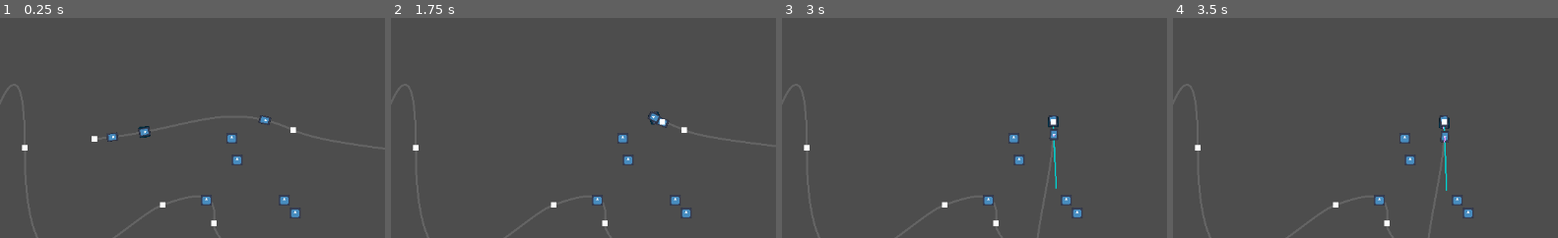
Above: before the commit, frames 1-4 (left to right).
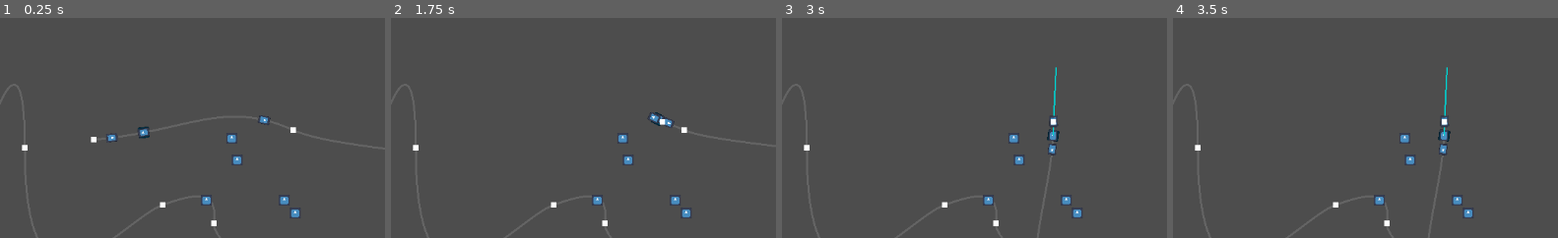
Above: after the commit, the same moments.

Repository: DeniZka/railway-path
Game: Godot game, scene res://main.tscn
Two runs of this game, one before a commit and one after it. Both use one fixed random seed, a clock stepped at 60 frames per second and the inputs below. The engine's default icon, where the game draws it, is replaced by a stand-in: a white triangle on a blue panel in a dark square.
Inputs (mouse positions are % of the whole screen's width and height, from its top left):
- Up to frame 1 (0.25 s): no input
- Up to frame 2 (1.75 s): click "forward" at 0.5 s; tap Enter at 1.25 s; drag from (20, 28) to (43, 24) at 1.27 s
- Up to frame 3 (3 s): drag from (45, 26) to (44, 70) at 2.02 s; tap Space at 2.75 s; move the mouse to (88, 57) at 2.77 s; hold W from 2.78 s (still down); click (88, 57) at 2.92 s
- Up to frame 4 (3.5 s): keep holding W
The pictures show only the part of the screen within x 7-57%, y 1-51%; the shares and areas given below are measured in that part.

The runs differ from the first frame. In frame 1, 0.2% of the frame differs, in the area x 23-71%, y 44-57%; in frame 2, 0.2%; in frame 3, 0.5%; in frame 4, 0.5%, in the area x 68-73%, y 22-79%.

Commit message:
directions WIP error with swapt dir

Diff:
--- a/RigidBody2D.gd
+++ b/RigidBody2D.gd
@@ -1,14 +1,24 @@
+class_name Car
 extends RigidBody2D
+var b : StaticBody2D
+#TODO: due to collision send signal to train
+signal velocity_changed(car: RigidBody2D, new_velocity: Vector2)
+signal velocity_stabilized(car: RigidBody2D, new_velocity: Vector2)
 
 signal dist_ready(dist: float)
 signal leader_chaned(obj: RigidBody2D)
+
+@export var flip : bool = false #flip rotation 10+pi
+@export var direction : int = -1
+
 
 var path : Path2D =null
 var follow : PathFollow2D = null
 var active : bool = false #uses engine
 var dist : float = 0.0
 @export var loco : bool = false #can push/pull the train
-var force : float = 100
+@export var engine_force : float = 100.0
+var throttle_level : float = 0.0
 const DRAG_FORCE_SPEED = 10 #velocity where drag is on
 const DRAG_FLATNESS = 300   #moar x - more flat drag
 
@@ -18,9 +28,9 @@
 const DIRECTION_NONE = 0
 const DIRECTION_FORWARD = 1
 const DIRECTION_BACKWARD = -1
-var direction : int = 0
 
 @onready var total_mass : float = mass
+var bak_mass : float = 0.0
 var total_force : float = 0.0
 var leader : bool = false
 
@@ -30,6 +40,7 @@
 
 func set_follow(new_follow: PathFollow2D):
 	position = new_follow.position
+	rotation = new_follow.rotation + int(flip) * PI
 	follow = new_follow
 
 func set_dist(new_dist: float):
@@ -72,27 +83,34 @@
 func set_total_force(tot_force: float):
 	total_force = tot_force
 
+func set_train_mass(train_mass: float):
+	bak_mass = mass
+	mass = train_mass
+
+func reset_train_mass():
+	mass = bak_mass
+	pass
+
 var prev_pos : Vector2 = Vector2.ZERO
 func _integrate_forces(state):
 		#TODO: generate self curve!!!
 	#Change follow position after collisions and movements
-	#FIX cuve cross section skip!!!
 	var clothest_offset = path.curve.get_closest_offset(position)
-	if abs(follow.progress - clothest_offset) < 100:
+	if abs(follow.progress - clothest_offset) < 100: #FIX curve cross /near section skip!!!
 		follow.progress = clothest_offset
 
 	#FIX: small fix for position displacing
-	if abs(position.x - follow.position.x) > 2.0:
+	if abs(position.x - follow.position.x) > 1.0:
 		position.x = follow.position.x
 		print(name, " X")
-	if abs(position.y - follow.position.y) > 2.0:
+	if abs(position.y - follow.position.y) > 1.0:
 		position.y = follow.position.y
 		print(name, " Y")
 		#TODO: calculate correct angular velocity!
 
 
 	var dir = 1
-	if abs(abs(state.linear_velocity.angle()) - abs(follow.rotation)) > PI/2:
+	if abs(abs(state.linear_velocity.angle()) - abs(rotation)) > PI/2:
 		dir = -1
 	var vel = state.linear_velocity.length()
 	#if name == "Loco":
@@ -113,11 +131,11 @@
 	#print("dist: %0.2f" % (position - prev_pos).length())
 	prev_pos = position
 	state.linear_velocity = target_dist / state.step
-	$Line2D.points[1] = linear_velocity.rotated(-follow.rotation)
 
 	#TODO: calculate correct angular velocity!
-	rotation = follow.rotation
+	rotation = follow.rotation + int(flip) * PI
 	#var orig : Vector2 = state.transform.get_origin()
+	$Line2D.points[1] = linear_velocity.rotated(-rotation)
 
 
 	#apply new force to an active car
@@ -126,18 +144,24 @@
 		tot_force += drag_from_vel(vel)
 		#FIXME: drag direction!!!
 	if active:
-		if Input.is_key_pressed(KEY_W):
-			tot_force += Vector2(force, 0)
-			state.apply_central_force(tot_force.rotated(follow.rotation))
-		else:
-			state.apply_central_force(tot_force.rotated(follow.rotation))
+		tot_force += Vector2(throttle_level * engine_force, 0) * direction
+		#state.linear_velocity = Vectwwor2(1000,0) * state.step
+		print("PRESSED", state.step)
+		state.apply_central_force(tot_force.rotated(2*PI + rotation))
 	else:
 		#was set_constant_force
 		state.apply_central_force(tot_force)
 	$Line2D2.points[1] = tot_force
 
 	#state.integrate_forces()
-	#state.integrate_forces()
-	#state.integrate_forces()
 
-	pass
+func _physics_process(delta):
+	print(name, " - ", linear_velocity)
+
+
+func _on_body_entered(body):
+	velocity_changed.emit(self, linear_velocity)
+
+
+func _on_body_exited(body):
+	velocity_stabilized.emit(self, linear_velocity)
--- a/car.tscn
+++ b/car.tscn
@@ -10,10 +10,12 @@
 radius = 4.0
 
 [node name="Car" type="RigidBody2D"]
-can_sleep = false
+sleeping = true
 lock_rotation = true
+max_contacts_reported = 1
+contact_monitor = true
 linear_damp_mode = 1
-linear_damp = 0.03
+linear_damp = 0.5
 script = ExtResource("1_0ipld")
 
 [node name="CollisionShape2D" type="CollisionShape2D" parent="."]
@@ -53,3 +55,6 @@
 [node name="CollisionShape2D" type="CollisionShape2D" parent="BackSensor"]
 position = Vector2(-2, 0)
 shape = SubResource("CircleShape2D_e2v04")
+
+[connection signal="body_entered" from="." to="." method="_on_body_entered"]
+[connection signal="body_exited" from="." to="." method="_on_body_exited"]
--- a/main.gd
+++ b/main.gd
@@ -13,6 +13,7 @@
 var tension = 1.0
 
 func _ready():
+	$Train.rails_api = $Path2D
 	for follow in $Path2D.get_children():
 		for node in follow.get_children():
 			if node is RigidBody2D:
@@ -20,7 +21,7 @@
 	loco.set_follow(follow)
 	loco.path = $Path2D
 	loco.active = true
-	loco.add_collision_exception_with($Train/Car) #TODO: except all in train
+	#loco.add_collision_exception_with($Train/Car) #TODO: except all in train
 	#loco.connect_car($Train/Car.name)
 	car.path = $Path2D
 	car.set_follow($Path2D/CarPath)
@@ -111,5 +112,6 @@
 
 
 func _on_option_button_item_selected(index):
-	$Train/Loco.direction = index -1
+	$Train.set_direction(index -1)
+	#$Train/Loco.direction = index -1
 	pass # Replace with function body.
--- a/main.tscn
+++ b/main.tscn
@@ -9,12 +9,9 @@
 
 [sub_resource type="Curve2D" id="Curve2D_mpf2r"]
 _data = {
-"points": PackedVector2Array(-102.872, 8.57942, 137.493, -11.4668, 245, 182, -103.313, -46.6171, 103.313, 46.6171,  …(805 unchanged characters)…
+"points": PackedVector2Array(-102.872, 8.57942, 137.493, -11.4668, 244, 183, -103.313, -46.6171, 103.313, 46.6171,  …(805 unchanged characters)…
 }
 point_count = 19
-
-[sub_resource type="CircleShape2D" id="CircleShape2D_1qe5q"]
-radius = 81.5843
 
 [sub_resource type="RectangleShape2D" id="RectangleShape2D_icb28"]
 size = Vector2(27.0183, 7.49353)
@@ -31,8 +28,8 @@
 curve = SubResource("Curve2D_mpf2r")
 
 [node name="TrainPath" type="PathFollow2D" parent="Path2D"]
-position = Vector2(318.2, 171.758)
-rotation = -0.190726
+position = Vector2(317.187, 172.676)
+rotation = -0.192877
 progress = 73.95
 cubic_interp = false
 loop = false
@@ -44,8 +41,8 @@
 texture = ExtResource("1_b3wk4")
 
 [node name="CarPath" type="PathFollow2D" parent="Path2D"]
-position = Vector2(494.525, 154.437)
-rotation = 0.239278
+position = Vector2(493.457, 154.257)
+rotation = 0.230805
 progress = 252.9
 cubic_interp = false
 loop = false
@@ -58,8 +55,8 @@
 texture = ExtResource("1_b3wk4")
 
 [node name="CarPath2" type="PathFollow2D" parent="Path2D"]
-position = Vector2(271.455, 179.245)
-rotation = -0.124195
+position = Vector2(270.454, 180.234)
+rotation = -0.125023
 progress = 26.6
 cubic_interp = false
 loop = false
@@ -72,8 +69,8 @@
 texture = ExtResource("1_b3wk4")
 
 [node name="CarPath3" type="PathFollow2D" parent="Path2D"]
-position = Vector2(296.346, 175.658)
-rotation = -0.161611
+position = Vector2(295.341, 176.617)
+rotation = -0.163164
 progress = 51.75
 cubic_interp = false
 loop = false
@@ -91,15 +88,14 @@
 [node name="Loco" parent="Train" instance=ExtResource("3_dtup8")]
 position = Vector2(315, 148)
 rotation = -0.190726
+flip = true
 loco = true
+
+[node name="Car2" parent="Train" instance=ExtResource("3_dtup8")]
+position = Vector2(271.455, 179.245)
 
 [node name="Car" parent="Train" instance=ExtResource("3_dtup8")]
 position = Vector2(494.525, 154.437)
-mass = 6.47
-
-[node name="Car2" parent="Train" instance=ExtResource("3_dtup8")]
-position = Vector2(271.455, 179.245)
-mass = 6.47
 
 [node name="Boxes" type="Node2D" parent="."]
 
@@ -132,13 +128,6 @@
 
 [node name="DragPoint" parent="DragPoints" instance=ExtResource("3_0k3cr")]
 visible = false
-
-[node name="Area2D" type="Area2D" parent="."]
-gravity_space_override = 3
-gravity_point = true
-
-[node name="CollisionShape2D" type="CollisionShape2D" parent="Area2D"]
-shape = SubResource("CircleShape2D_1qe5q")
 
 [node name="StaticBody2D" type="StaticBody2D" parent="."]
 position = Vector2(976, 367)
--- a/train.gd
+++ b/train.gd
@@ -8,13 +8,19 @@
 		curve = val
 		path.curve = curve
 
+var rails_api : Path2D = null
 @onready var path : Path2D = $Path
 @onready var cars : Node = $Cars
-var lead_loco: RigidBody2D
+var lead_loco: Car #loco with what we play train
 var train_mass: float = 0.0
 var train_force: float = 0.0
 
+var direction: int = 1  #-1 backward, 0 -neutral, 1 = forward
 var rudder_pos: float = 0.0
+var brak_pos: float = 0.0
+
+var watch_car_in_collision: RigidBody2D = null
+@onready var rudder_tween: Tween = null
 
 # Called when the node enters the scene tree for the first time.
 func _ready():
@@ -26,8 +32,14 @@
 			train_mass += car.mass
 			#TODO: set total_mass for every of carrige
 			if car.loco:
-				train_force += car.force
-	pass # Replace with function body.
+				train_force += car.engine_force
+				lead_loco = car #TODO: select lead loco by level of loco
+			car.velocity_changed.connect(_on_car_collision_velocity_changed)
+	for car in get_children():
+		if car is RigidBody2D:
+			car.set_train_mass(train_mass)
+			#TODO: reset train mass due disconect car from train
+
 
 func set_force(level: float):
 	rudder_pos = level
@@ -44,7 +56,62 @@
 	pass
 
 func _integrate_forces(state):
+	for child in get_children():
+		if child is RigidBody2D:
+			print("TRAIN:", name, child.linear_velocity)
 	#TODO: Calculate final velocity vector length
 	#F/m *dt
 	print("works")
 	pass
+
+#self owned path which along moves train
+func calculate_path(node: RigidBody2D):
+	#rails_api.curve.get_baked_length()
+	print(node.name, "point ", rails_api.curve.get_closest_point(node.position), " ", node.position)
+	#get_nearest_point
+
+	#TODO: get node move vector
+	pass
+
+func _physics_process(delta):
+	if Input.is_key_pressed(KEY_W) and lead_loco:
+		set_throttle(1.0)
+	else:
+		set_throttle(0.0)
+
+	var all_sleep = true
+	for child in get_children():
+		if child is RigidBody2D:
+			if child.sleeping == true:
+				calculate_path(child)
+				all_sleep = false
+				break
+			print("TRAIN---:", name, child.linear_velocity)
+	#clear path if every body is sleeping
+	if all_sleep :
+		$Path.curve.clear_points()
+
+func _on_car_collision_velocity_changed(car: RigidBody2D, vel: Vector2):
+	#NOTE: after collision the car velicity is changed instead of rest of carriges in train
+	watch_car_in_collision = car
+
+	#TODO: recalculate cars position
+	#TODO: setup cars velocity vectors
+	pass
+
+func _on_car_velocity_stabilized(car: RigidBody2D, vel: Vector2):
+	watch_car_in_collision = null
+
+func set_direction(dir: int):
+	if not lead_loco:
+		return
+	lead_loco.direction = dir
+
+func set_throttle(throttle_level):
+	if not lead_loco:
+		return
+	#if rudder_tween :
+		#rudder_tween.free()
+	#rudder_tween = get_tree().create_tween()
+	#rudder_tween.tween_property(lead_loco, "throttle_level", thrust_lvl, 1.0)
+	lead_loco.throttle_level = throttle_level
--- a/train.tscn
+++ b/train.tscn
@@ -5,6 +5,8 @@
 [node name="Train" type="RigidBody2D"]
 script = ExtResource("1_ctvvh")
 
+[node name="Line" type="Line2D" parent="."]
+
 [node name="Path" type="Path2D" parent="."]
 
 [node name="PathFollow" type="PathFollow2D" parent="Path"]
Not shown: 1 places in main.tscn that only renumber resources
